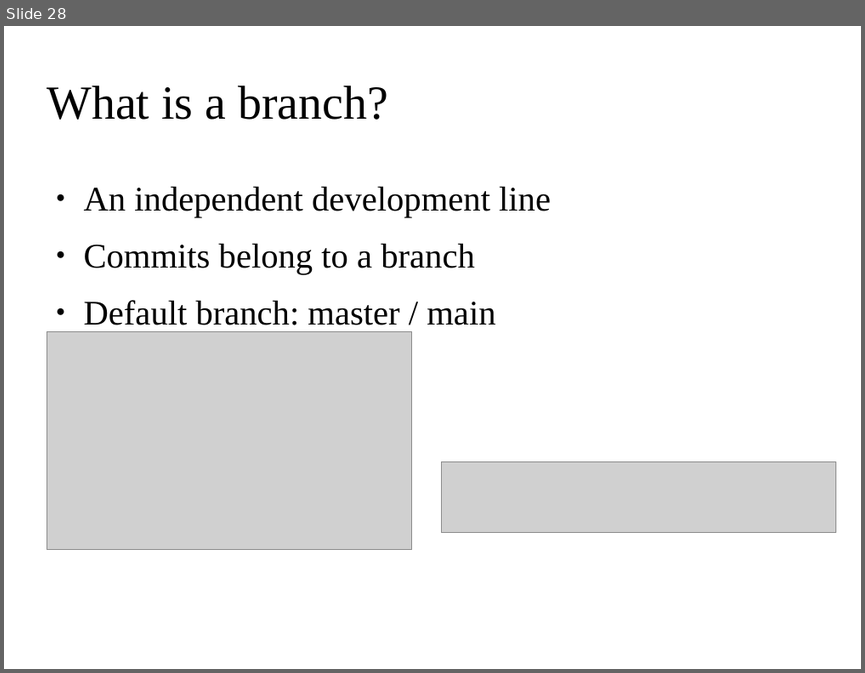
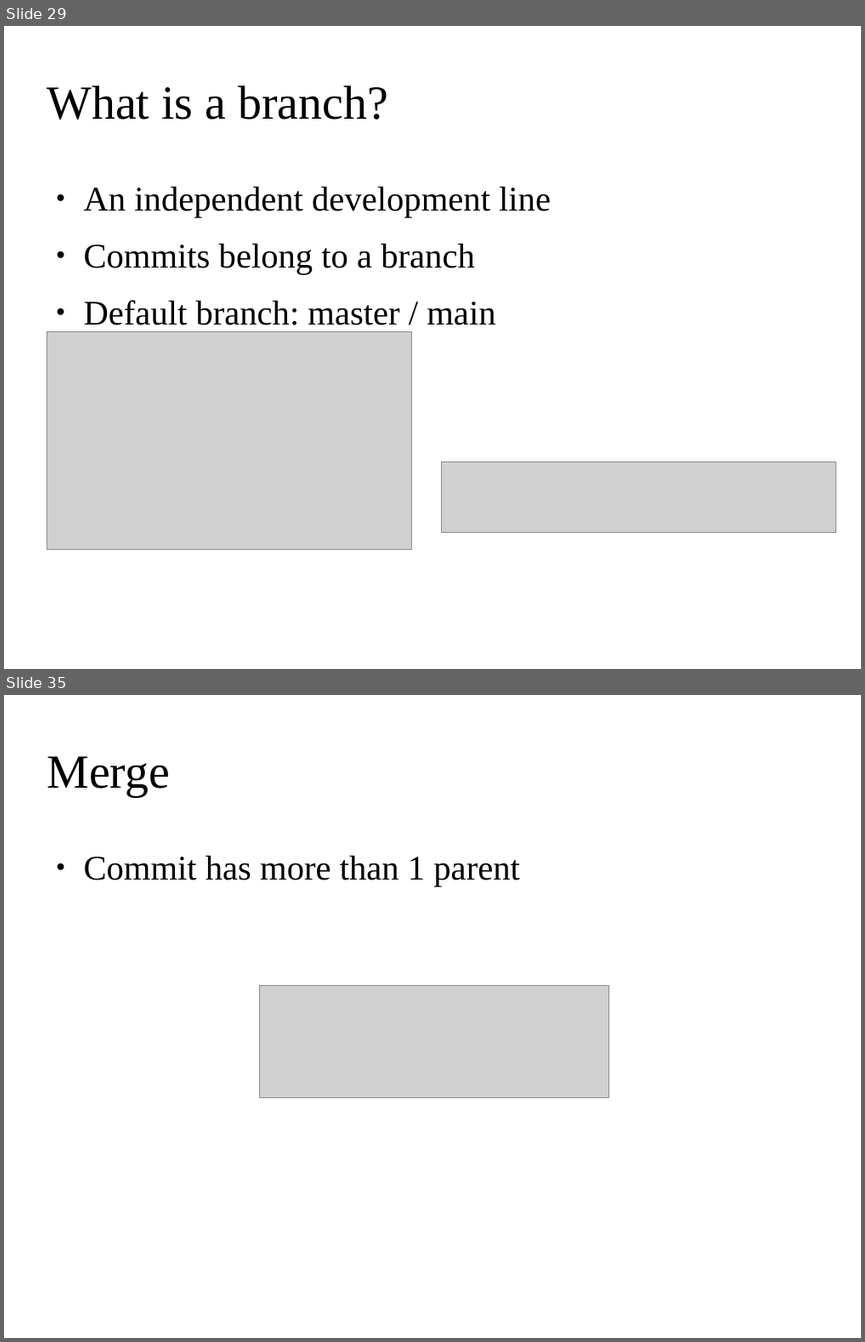
Before and after one commit to ehsansh84/git-tutorial, a slide deck: git.odp. Shown one above the other, each under a label of ours: slide 28 before the commit, slides 29 and 35 after it; the slides between them are not shown. The pictures are 865x673 and 865x1342 pixels, drawn with LibreOffice and Linux fonts; fonts in the diff are those of the drawing; grey boxes stand for pictures; background and template pictures are left out. Boxes give left, top, right and bottom in pixels: in the first picture for what was removed or moved away, otherwise in the second. Text is boxed around its words. In the diff, an @@ line names an element or a change of style, - is before the commit and + after.

```diff
--- a/git.odp
+++ b/git.odp
@@ slide 35 added at (x1=4, y1=695, x2=861, y2=1338), background picture (left out) @@
@@ title added at (x1=46, y1=756, x2=170, y2=797), 44 pt, text #000000 @@
+Merge
@@ text added at (x1=84, y1=855, x2=520, y2=886), 32 pt, text #000000 @@
+● Commit has more than 1 parent
@@ picture added at (x1=260, y1=985, x2=609, y2=1098) @@
@@ what was slide 28 is now slide 29 @@
```
Also in this commit, not shown: 2 slides changed, 14 other slides added.
